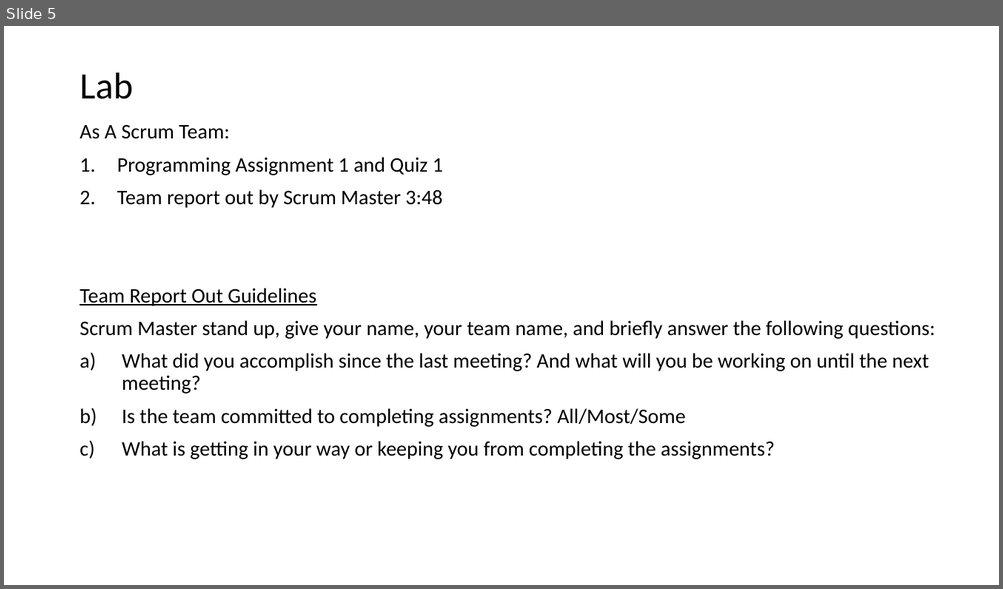
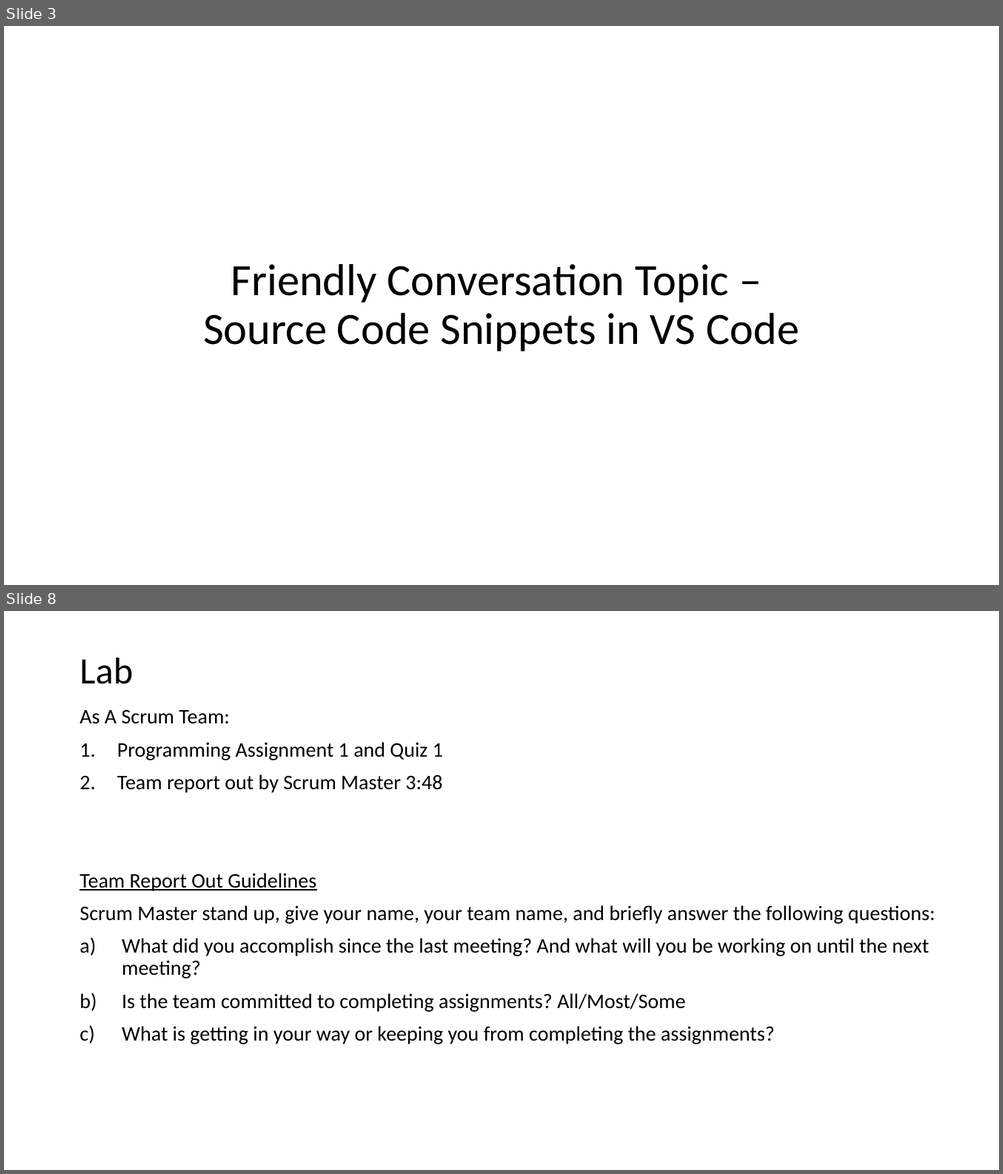
Before and after one commit to EricJPogue/CPSC-24500, a slide deck: lecture-slides/2019-09-04.pptx. Shown one above the other, each under a label of ours: slide 5 before the commit, slides 3 and 8 after it; the slides between them are not shown. The pictures are 1003x589 and 1003x1174 pixels, drawn with LibreOffice and Linux fonts; fonts in the diff are those of the drawing. Boxes give left, top, right and bottom in pixels: in the first picture for what was removed or moved away, otherwise in the second. Text is boxed around its words. In the diff, an @@ line names an element or a change of style, - is before the commit and + after.

```diff
--- a/lecture-slides/2019-09-04.pptx
+++ b/lecture-slides/2019-09-04.pptx
@@ slide 3 added at [4, 26, 999, 585], background #FFFFFF @@
@@ title added at [203, 264, 799, 352], 43.2 pt, text #000000 @@
+Friendly Conversation Topic –
+Source Code Snippets in VS Code
@@ what was slide 5 is now slide 8 @@
```
Also in this commit, not shown: 3 slides changed, 3 other slides added, 1 slide removed.
